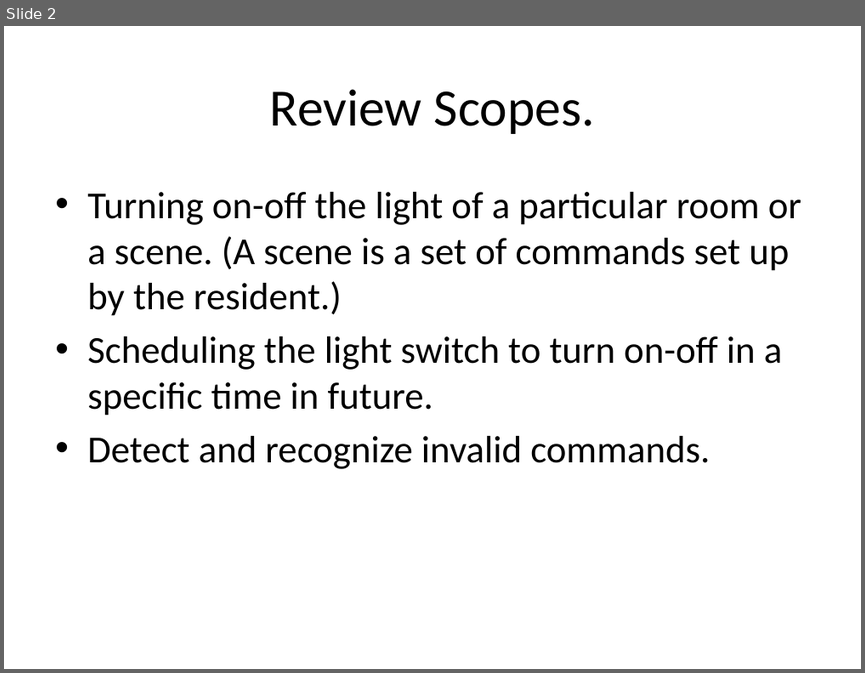
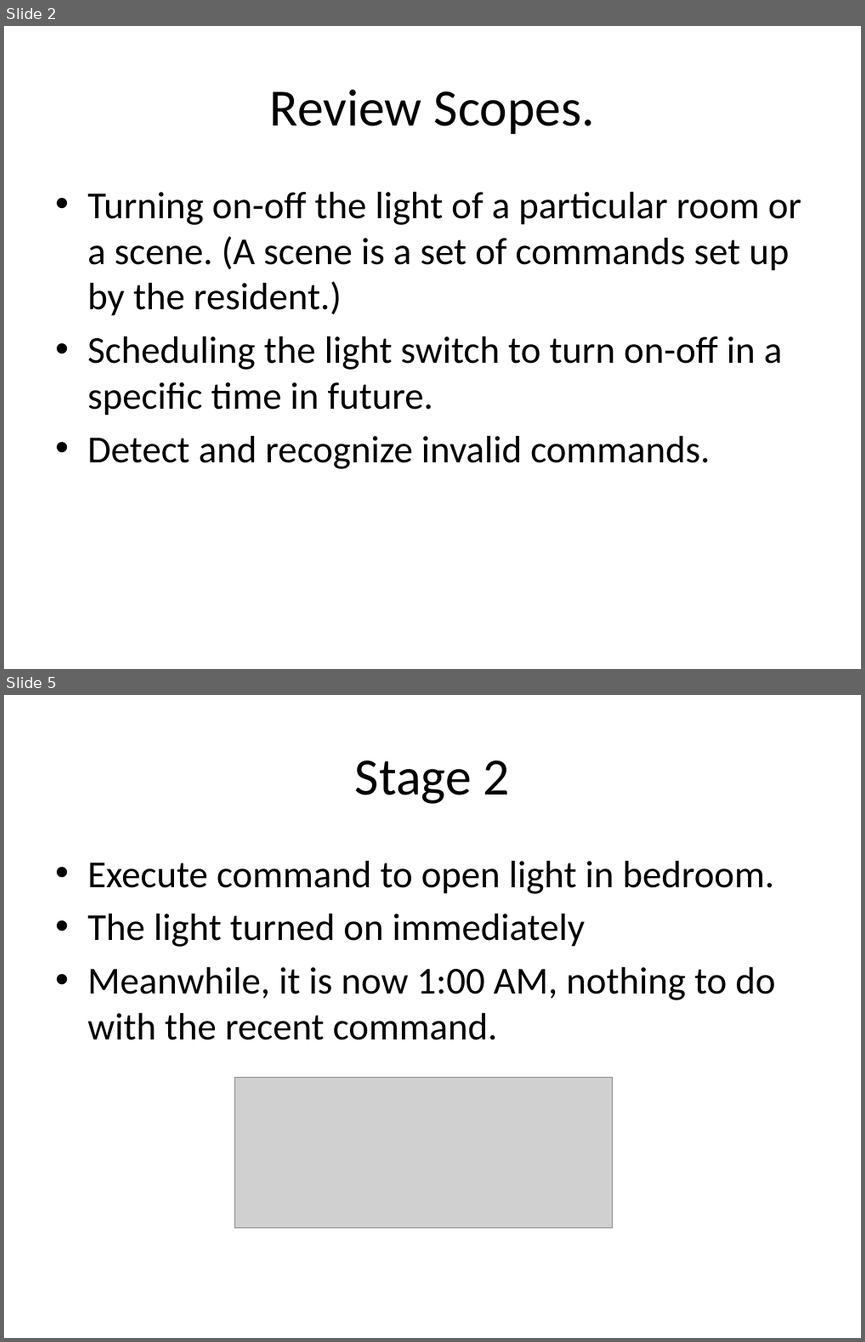
Before and after one commit to jzrlza/SmartHomePrototype, a slide deck: project_presentation.pptx. Shown one above the other, each under a label of ours: slide 2 before the commit, slides 2 and 5 after it; the slides between them are not shown. The pictures are 865x673 and 865x1342 pixels, drawn with LibreOffice and Linux fonts; fonts in the diff are those of the drawing; grey boxes stand for pictures. Boxes give left, top, right and bottom in pixels: in the first picture for what was removed or moved away, otherwise in the second. Text is boxed around its words. In the diff, an @@ line names an element or a change of style, - is before the commit and + after.

```diff
--- a/project_presentation.pptx
+++ b/project_presentation.pptx
@@ slide 5 added at box(4, 695, 861, 1338), background #FFFFFF @@
@@ title added at box(355, 760, 510, 804), 44 pt, text #000000 @@
+Stage 2
@@ text added at box(87, 861, 775, 1040), 32 pt, text #000000 @@
+• Execute command to open light in bedroom.
+• The light turned on immediately
+• Meanwhile, it is now 1:00 AM, nothing to do with the recent command.
@@ picture added at box(234, 1077, 613, 1228) @@
```
Also in this commit, not shown: 10 slides changed, 10 other slides added, 8 slides removed.
